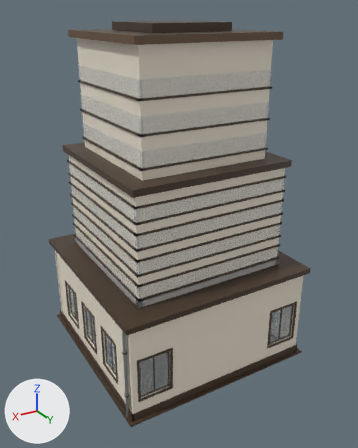
Two versions of the Blender file art/blend/content3_v1.blend, one commit apart.
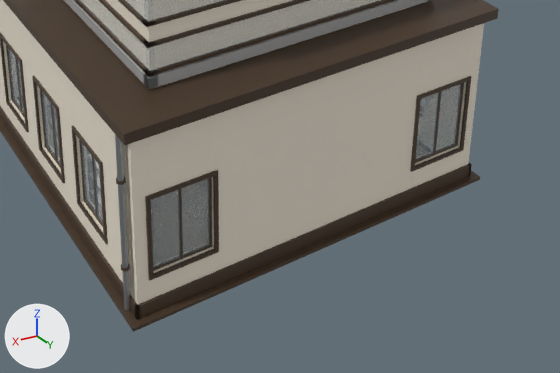
There are two pictures of each version: one whole from a 50 mm camera at (12.2, 21.1, 17.5) aimed at (-0.2, 0.5, 7.1), one close up on the part from 18% to 95% of the width and 59% to 100% of the height. Arrows for +X, +Y and +Z are at lower left; the lights stay in place. The first two pictures are the older version.

Names of what the first close-up shows: 'SM_content3_v1_Shell'.
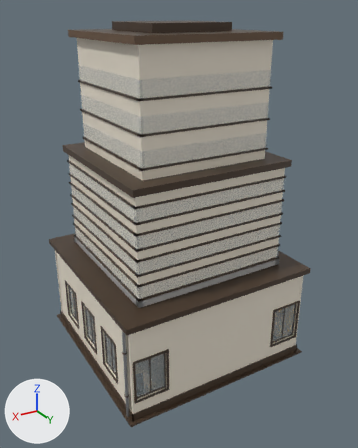
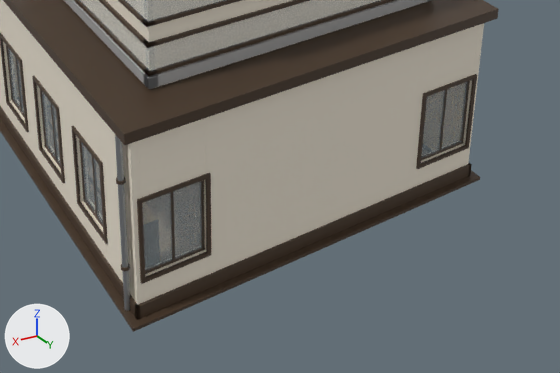
Pixel boxes [x1, y1, x2, y2] of what changed, in the close-ups (560 x 373 px; the box of a moved part takes in the faces that stretch with it):
part 1 of me_sm_content3_v1_shell, moved or reshaped: before [212, 44, 424, 272]; after [204, 42, 430, 275]
part 2 of me_sm_content3_v1_shell, moved or reshaped: before [415, 84, 462, 161]; after [421, 81, 468, 158]
part 3 of me_sm_content3_v1_shell, moved or reshaped: before [456, 83, 464, 145]; after [461, 81, 470, 144]
part 4 of me_sm_content3_v1_shell, moved or reshaped: before [415, 144, 458, 163]; after [421, 142, 463, 161]
part 5 of me_sm_content3_v1_shell, moved or reshaped: before [434, 91, 441, 153]; after [439, 89, 447, 151]
part 6 of me_sm_content3_v1_shell, moved or reshaped: before [459, 76, 471, 151]; after [465, 74, 477, 149]
part 7 of me_sm_content3_v1_shell, moved or reshaped: before [410, 95, 421, 172]; after [416, 93, 427, 169]
part 8 of me_sm_content3_v1_shell, moved or reshaped: before [420, 77, 468, 99]; after [426, 75, 474, 96]
part 9 of me_sm_content3_v1_shell, moved or reshaped: before [151, 178, 210, 268]; after [142, 181, 202, 271]
part 10 of me_sm_content3_v1_shell, moved or reshaped: before [209, 177, 212, 245]; after [201, 180, 205, 250]
part 11 of me_sm_content3_v1_shell, moved or reshaped: before [153, 245, 212, 271]; after [145, 248, 205, 274]
part 12 of me_sm_content3_v1_shell, moved or reshaped: before [179, 189, 183, 257]; after [171, 192, 175, 260]
part 13 of me_sm_content3_v1_shell, moved or reshaped: before [213, 170, 219, 253]; after [206, 173, 211, 256]
part 14 of me_sm_content3_v1_shell, moved or reshaped: before [145, 195, 154, 280]; after [137, 198, 146, 284]
part 15 of me_sm_content3_v1_shell, moved or reshaped: before [150, 171, 215, 199]; after [141, 174, 207, 203]
part 16 of me_sm_content3_v1_shell, cut back (mostly hidden): before [147, 28, 473, 176]; after [138, 25, 479, 188]

Diff of the bpy script that builds the scene:
```diff
--- a/art/blend/content3_v1.blend.py
+++ b/art/blend/content3_v1.blend.py
@@ me_sm_content3_v1_shell @@
 # used by ob_sm_content3_v1_shell; location = (0.0, 0.0, 0.0)
-me_sm_content3_v1_shell.from_pydata(...)  # 7724 vertices, 8352 faces; spans x -5.2..5.2, y -5.8..5.2, z 0.0..17.0
+me_sm_content3_v1_shell.from_pydata(...)  # 7820 vertices, 8456 faces; spans x -5.2..5.2, y -5.8..5.2, z 0.0..17.0
+# me_sm_content3_v1_shell part 1: the loose piece of 24 vertices spanning x -3.0..3.0, y 4.8..5.0, z 0.0..5.0 is scaled about its middle by (1.07, 1, 1)
+# me_sm_content3_v1_shell part 2: the loose piece of 24 vertices spanning x -4.6..-3.0, y 4.9, z 1.1..3.2 is moved by (-0.2, 0.0, 0.0)
+# me_sm_content3_v1_shell part 3: the loose piece of 24 vertices spanning x -4.6..-4.5, y 4.8..4.9, z 1.1..3.2 is moved by (-0.2, 0.0, 0.0)
+# me_sm_content3_v1_shell part 4: the loose piece of 24 vertices spanning x -4.6..-3.0, y 4.8..4.9, z 1.1..1.2 is moved by (-0.2, 0.0, 0.0)
+# me_sm_content3_v1_shell part 5: the loose piece of 24 vertices spanning x -3.8, y 4.8..4.9, z 1.1..3.2 is moved by (-0.2, 0.0, 0.0)
+# me_sm_content3_v1_shell part 6: the loose piece of 24 vertices spanning x -4.7..-4.6, y 5.0..5.1, z 1.0..3.3 is moved by (-0.2, 0.0, 0.0)
+# me_sm_content3_v1_shell part 7: the loose piece of 24 vertices spanning x -3.0..-2.9, y 5.0..5.1, z 1.0..3.3 is moved by (-0.2, 0.0, 0.0)
+# me_sm_content3_v1_shell part 8: the loose piece of 24 vertices spanning x -4.6..-3.0, y 5.0..5.1, z 3.2..3.3 is moved by (-0.2, 0.0, 0.0)
+# me_sm_content3_v1_shell part 9: the loose piece of 24 vertices spanning x 3.0..4.6, y 4.9, z 1.1..3.2 is moved by (0.2, 0.0, 0.0)
+# me_sm_content3_v1_shell part 10: the loose piece of 24 vertices spanning x 3.0..3.1, y 4.8..4.9, z 1.1..3.2 is moved by (0.2, 0.0, 0.0)
+# me_sm_content3_v1_shell part 11: the loose piece of 24 vertices spanning x 3.0..4.6, y 4.8..4.9, z 1.1..1.2 is moved by (0.2, 0.0, 0.0)
+# me_sm_content3_v1_shell part 12: the loose piece of 24 vertices spanning x 3.8, y 4.8..4.9, z 1.1..3.2 is moved by (0.2, 0.0, 0.0)
+# me_sm_content3_v1_shell part 13: the loose piece of 24 vertices spanning x 2.9..3.0, y 5.0..5.1, z 1.0..3.3 is moved by (0.2, 0.0, 0.0)
+# me_sm_content3_v1_shell part 14: the loose piece of 24 vertices spanning x 4.6..4.7, y 5.0..5.1, z 1.0..3.3 is moved by (0.2, 0.0, 0.0)
+# me_sm_content3_v1_shell part 15: the loose piece of 24 vertices spanning x 3.0..4.6, y 5.0..5.1, z 3.2..3.3 is moved by (0.2, 0.0, 0.0)
+# me_sm_content3_v1_shell part 16: 73 vertices moved from x -4.6..4.6, y 4.6..5.0, z 0.0..5.0 to x -4.8..4.8, y 4.6..5.0, z 0.0..5.0; 59 vertices removed from x -2.6..4.7, y 1.6..4.8, z 0.7..3.1; 395 vertices added at x -2.9..4.7, y 3.7..4.8, z 0.1..4.1
+# other edits to the shape of me_sm_content3_v1_shell do not show in these pictures
 me_sm_content3_v1_shell.materials.append(mat_m_trim)
```
